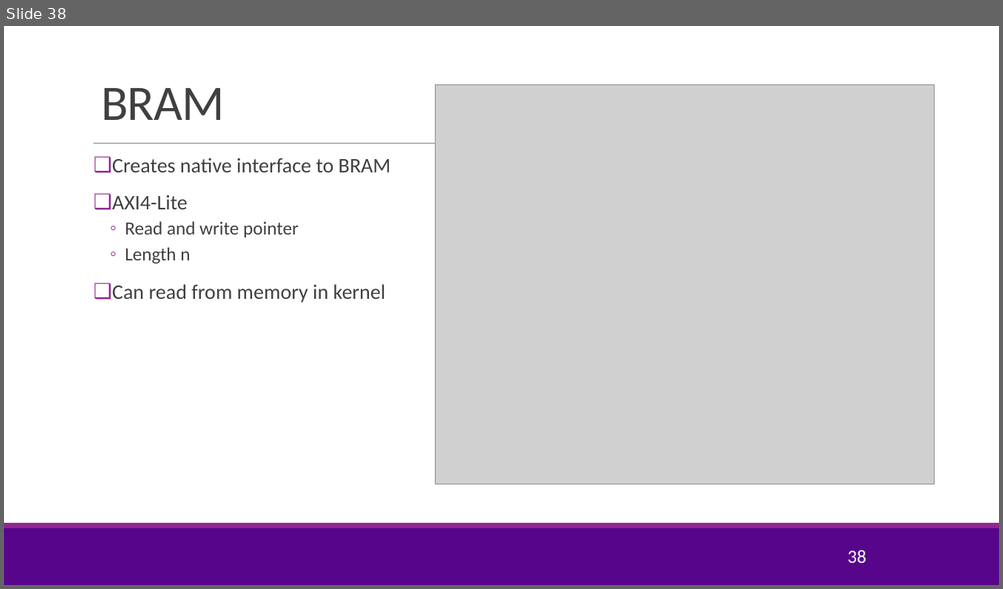
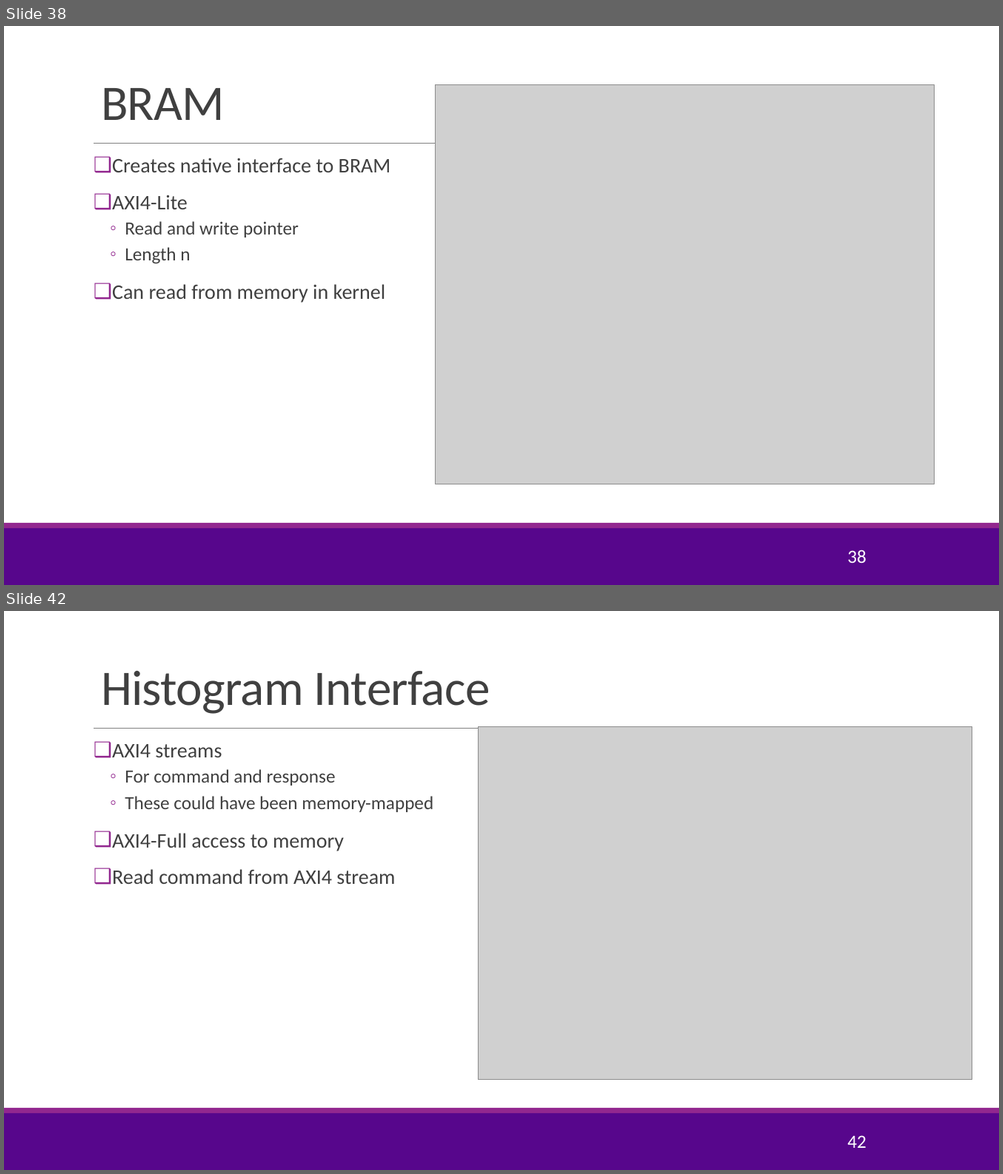
Before and after one commit to tonykorycki/hwdesign, a slide deck: units/unit08_sharedmem/sharedmem.pptx. Shown one above the other, each under a label of ours: slide 38 before the commit, slides 38 and 42 after it; the slides between them are not shown. The pictures are 1003x589 and 1003x1174 pixels, drawn with LibreOffice and Linux fonts; fonts in the diff are those of the drawing; grey boxes stand for pictures; background and template pictures are left out. Boxes give left, top, right and bottom in pixels: in the first picture for what was removed or moved away, otherwise in the second. Text is boxed around its words. In the diff, an @@ line names an element or a change of style, - is before the commit and + after.

Commit message:
Added lectures for shared memory

```diff
--- a/units/unit08_sharedmem/sharedmem.pptx
+++ b/units/unit08_sharedmem/sharedmem.pptx
@@ slide 42 added at (4,611,999,1170), background #FFFFFF; not listed: 3 template elements that a slide beside it also shows @@
@@ title added at (101,671,490,714), 48 pt, text #404040 @@
+Histogram Interface
@@ picture added at (478,726,972,1080) @@
@@ text added at (112,744,433,884), 20 pt, text #404040 @@
+❑ AXI4 streams
+  ◦ For command and response
+  ◦ These could have been memory-mapped
+❑ AXI4-Full access to memory
+❑ Read command from AXI4 stream
@@ page number added at (847,1136,866,1148), 18 pt, text #FFFFFF @@
+42
```
Also in this commit, not shown: 8 other slides added, 3 other files.
